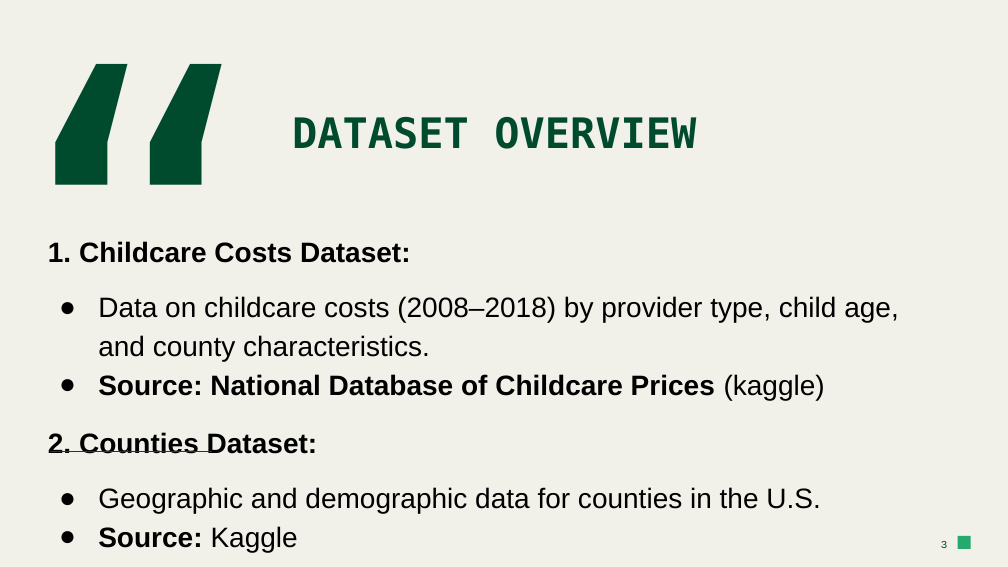
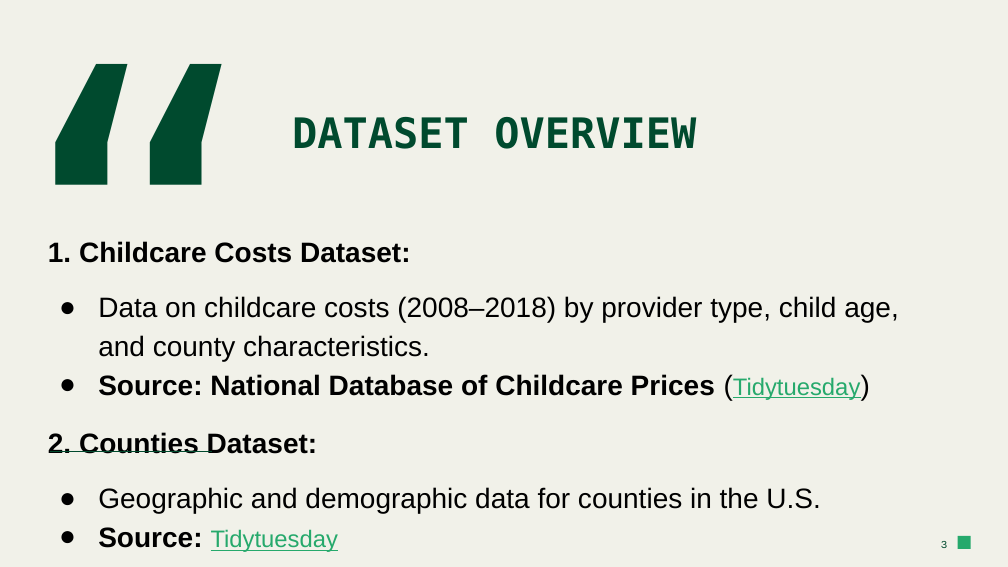
Before and after one commit to vemuladevendran/datamining, a slide deck: slide 3 of GROUP-10.pptx. Drawn at 1008x567 pixels with LibreOffice and Linux fonts; fonts in the diff are those of the drawing. Boxes give left, top, right and bottom in pixels: in the first picture for what was removed or moved away, otherwise in the second. Text is boxed around its words. In the diff, an @@ line names an element or a change of style, - is before the commit and + after.

```diff
--- a/GROUP-10.pptx
+++ b/GROUP-10.pptx
@@ title at [98,374,861,400]: text changed @@
-● Source: National Database of Childcare Prices (kaggle)
+● Source: National Database of Childcare Prices (Tidytuesday)
@@ title at [98,527,339,552]: text changed; size 20 to 17 pt; text colour #000000 to #26A96C; bold off @@
-● Source: Kaggle
+● Source: Tidytuesday
```
Also in this commit, not shown: 3 other slides changed, 3 slides added, 1 slide removed.
